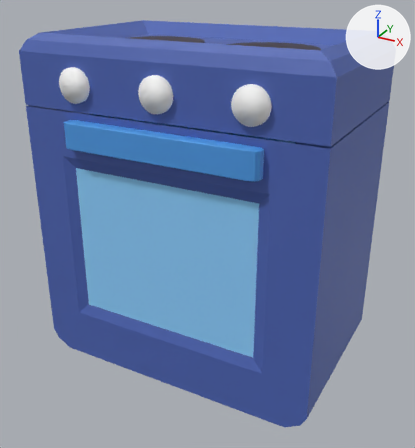
Before and after pictures for a commit that changed the glTF model SilnikZTGK/CookingStation/Assets/models/przybory_kuchenne/piekarnik/piekarnik.gltf.
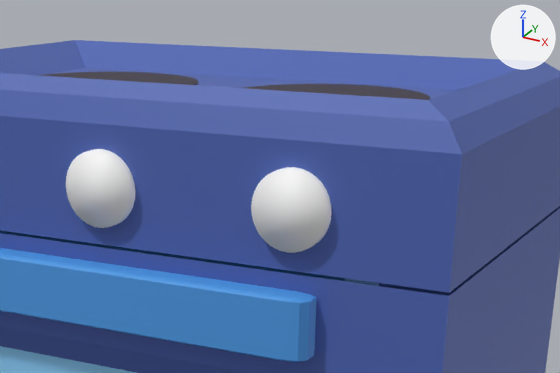
Each version appears first whole from a camera (50 mm lens) standing at (2.86, -5.26, 2.4) and looking at (0.04, -0.14, -0.16), and next in a close-up on the part from 25% to 93% of the width and 0% to 42% of the height. Lighting does not change. The marker at upper right points along +X, +Y and +Z. The last two pictures show the newer version.

Script lines for the objects in view, before the commit:
```python
me_circle_001 = bpy.data.meshes.new('Circle.001')
me_circle_001.from_pydata(...)  # a 32-sided cylinder along y spanning x -0.161..0.176, y -1.045..-0.96, z 1.239..1.577
me_circle_001.materials.append(mat_material)  # picture img_palette
me_circle_003 = bpy.data.meshes.new('Circle.003')
me_circle_003.from_pydata(...)  # a 32-sided cylinder along z spanning x 0.12..1.114, y -0.483..0.511, z 1.482..1.731
me_circle_003.materials.append(mat_material_001)  # picture img_palette
me_circle_007 = bpy.data.meshes.new('Circle.007')
me_circle_007.from_pydata(...)  # a 32-sided cylinder along z spanning x -1.139..-0.145, y -0.483..0.511, z 1.482..1.731
me_circle_007.materials.append(mat_material_005)  # picture img_palette
ob_circle_001 = bpy.data.objects.new('Circle.001', me_circle_001)
ob_circle_001.location = (0.0, 0.0, 0.0)
ob_circle_003 = bpy.data.objects.new('Circle.003', me_circle_003)
ob_circle_003.location = (0.0, 0.0, 0.0)
ob_circle_006 = bpy.data.objects.new('Circle.006', me_circle_007)
ob_circle_006.location = (0.0, 0.0, 0.0)
# also in view: 'Cube' at (0.0, 0.0, 0.05); 'Circle.002' at (0.93, -1.0, 1.41); 'Cube.001' at (0.0, -0.67, 0.93)
```
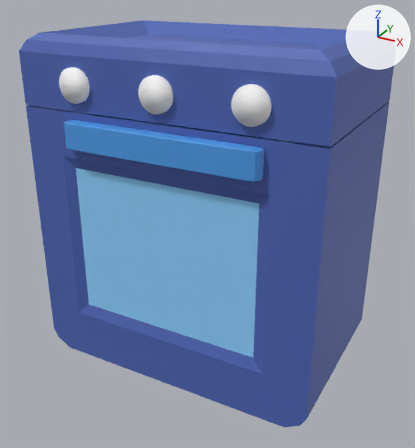
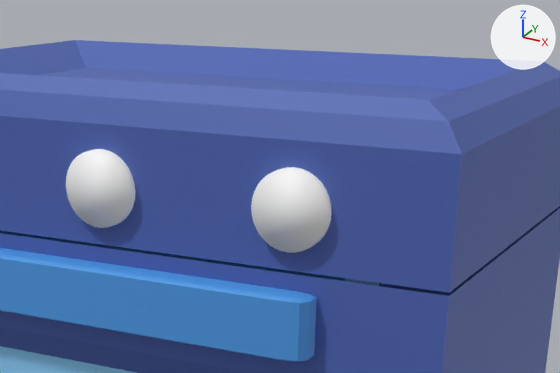
The change, as a diff of the scene's bpy script:
```diff
--- a/SilnikZTGK/CookingStation/Assets/models/przybory_kuchenne/piekarnik/piekarnik.gltf.py
+++ b/SilnikZTGK/CookingStation/Assets/models/przybory_kuchenne/piekarnik/piekarnik.gltf.py
@@ ob_circle_003 @@
-ob_circle_003 = bpy.data.objects.new('Circle.003', me_circle_003)
-ob_circle_003.location = (0.0, 0.0, 0.0)
@@ ob_circle_006 @@
-ob_circle_006 = bpy.data.objects.new('Circle.006', me_circle_007)
-ob_circle_006.location = (0.0, 0.0, 0.0)
```

What differs and where, as boxes (x1, y1, x2, y2) in the close-ups (560 x 373 px):
'Circle.003', deleted: before (245, 84, 430, 100)
'Circle.006', deleted: before (38, 72, 198, 85)
